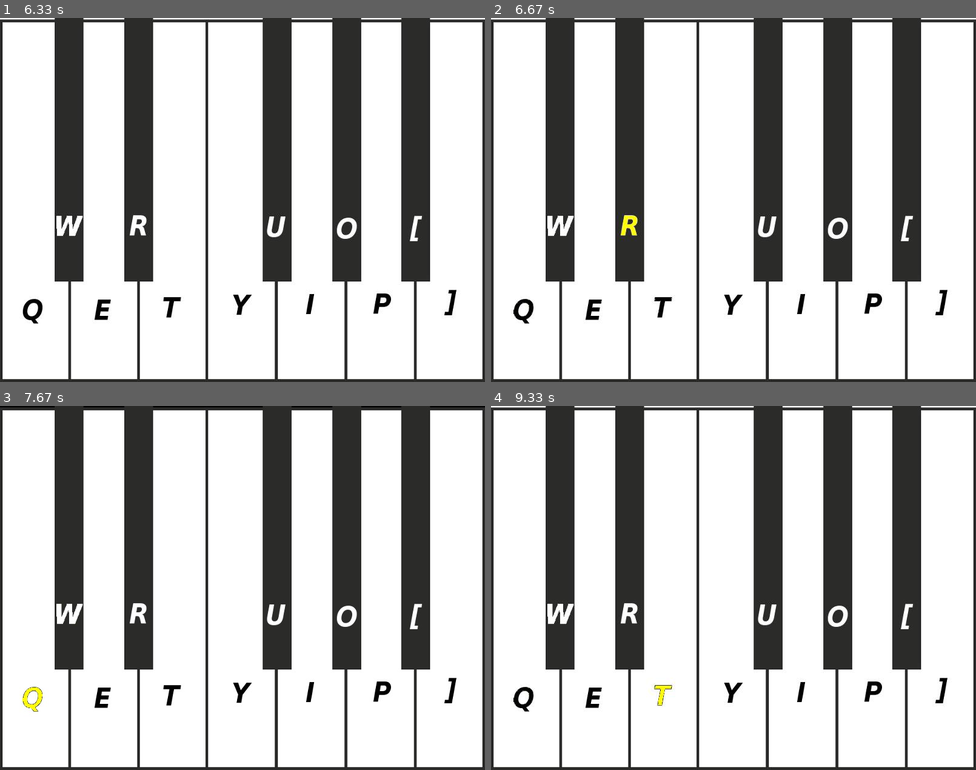
Above: before the commit, frames 1-4 (two rows, left to right).
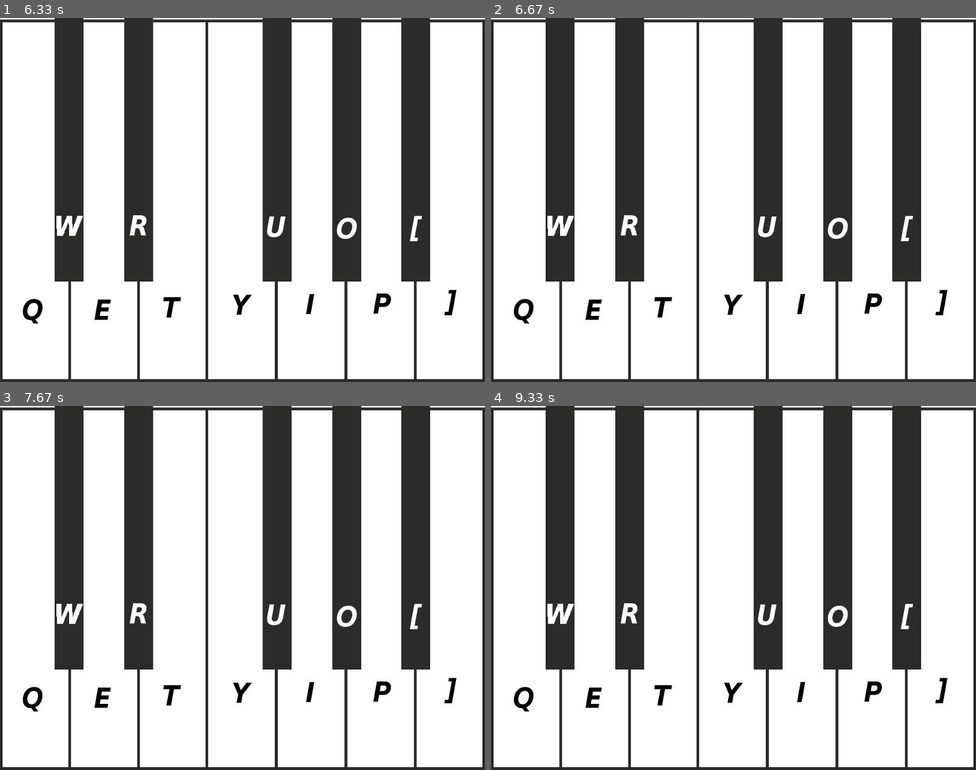
Above: after the commit, the same moments.

Repository: politecnicomodelopoo2018/tecladitos_ramon_nachon
Game: pygame game, started from menu/pianito.py
Same seed, same stepped clock (60 frames per second), same inputs: the game is played once before the commit and once after it.
Inputs:
- Up to frame 1 (6.33 s): tap Enter at 0.33 s; tap E at 0.67 s; tap U at 1 s; hold I 1.37-1.83 s; tap O at 1.87 s; tap + at 2.57 s; hold P 3.43-4.32 s; tap ` at 4.35 s; tap Y at 5.38 s
- Up to frame 2 (6.67 s): hold R from 6.45 s (still down)
- Up to frame 3 (7.67 s): release R at 7.48 s; tap Q at 7.52 s
- Up to frame 4 (9.33 s): tap W at 8.35 s; hold T from 9.05 s (still down)

Frame 1 is identical in both runs. In frame 2, 0.2% of the frame differs, in the area x 4-38%, y 53-84%; in frame 3, 0.5%, in the area x 0-100%, y 0-100%; in frame 4, 0.1%.

Commit message:
cositas ricas

Diff:
--- a/menu/pianito.py
+++ b/menu/pianito.py
@@ -1,6 +1,7 @@
 import pygame, sys
 from pygame.locals import *
 
+pygame.mixer.pre_init(44100, -16,1,1024)
 pygame.init()
 
 
@@ -125,9 +126,21 @@
     screen = pygame.display.set_mode((800, 600))
     fondo = pygame.image.load("pianito.jpg").convert()
 
+    clock = pygame.time.Clock()
+
     screen.blit(fondo, (0, 0))
     pygame.display.flip()
     pygame.time.delay(10)
+
+    sound = pygame.mixer.Sound("/home/alumno/Escritorio/39202__jobro__piano-ff-054.wav")
+    sound1 = pygame.mixer.Sound("/home/alumno/Escritorio/39203__jobro__piano-ff-055.wav")
+    sound2 = pygame.mixer.Sound("/home/alumno/Escritorio/39204__jobro__piano-ff-056.wav")
+    sound3 = pygame.mixer.Sound("/home/alumno/Escritorio/39205__jobro__piano-ff-057.wav")
+    sound4 = pygame.mixer.Sound("/home/alumno/Escritorio/39206__jobro__piano-ff-058.wav")
+    sound5 = pygame.mixer.Sound("/home/alumno/Escritorio/39207__jobro__piano-ff-059.wav")
+    sound6 = pygame.mixer.Sound("/home/alumno/Escritorio/39208__jobro__piano-ff-060.wav")
+    sound7 = pygame.mixer.Sound("/home/alumno/Escritorio/39209__jobro__piano-ff-061.wav")
+
 
     while True:
         for event in pygame.event.get():
@@ -137,9 +150,7 @@
                 pygame.display.flip()
                 pygame.time.delay(10)
 
-                pygame.mixer.music.load("wav/a1.wav")
-                pygame.mixer.music.play()
-                pygame.event.wait()
+                sound.play()
 
                 fondo = pygame.image.load("pianito.jpg").convert()
                 screen.blit(fondo, (0, 0))
@@ -152,9 +163,7 @@
                 pygame.display.flip()
                 pygame.time.delay(10)
 
-                pygame.mixer.music.load("wav/a1s.wav")
-                pygame.mixer.music.play()
-                pygame.event.wait()
+                sound1.play()
 
                 fondo = pygame.image.load("pianito.jpg").convert()
                 screen.blit(fondo, (0, 0))
@@ -167,23 +176,20 @@
                 pygame.display.flip()
                 pygame.time.delay(10)
 
-                pygame.mixer.music.load("wav/b1.wav")
-                pygame.mixer.music.play()
-                pygame.event.wait()
-
-                fondo = pygame.image.load("pianito.jpg").convert()
-                screen.blit(fondo, (0, 0))
-                pygame.display.flip()
-                pygame.time.delay(10)
+                sound2.play()
+
+                fondo = pygame.image.load("pianito.jpg").convert()
+                screen.blit(fondo, (0, 0))
+                pygame.display.flip()
+                pygame.time.delay(10)
+
             elif (event.type == KEYDOWN and event.key == K_r):
                 fondo = pygame.image.load("Letras/R.jpg").convert()
                 screen.blit(fondo, (0, 0))
                 pygame.display.flip()
                 pygame.time.delay(10)
 
-                pygame.mixer.music.load("wav/c1.wav")
-                pygame.mixer.music.play()
-                pygame.event.wait()
+                sound3.play()
 
                 fondo = pygame.image.load("pianito.jpg").convert()
                 screen.blit(fondo, (0, 0))
@@ -196,9 +202,7 @@
                 pygame.display.flip()
                 pygame.time.delay(10)
 
-                pygame.mixer.music.load("wav/c1s.wav")
-                pygame.mixer.music.play()
-                pygame.event.wait()
+                sound4.play()
 
                 fondo = pygame.image.load("pianito.jpg").convert()
                 screen.blit(fondo, (0, 0))
@@ -206,51 +210,86 @@
                 pygame.time.delay(10)
 
             elif (event.type == KEYDOWN and event.key == K_y):
-                pygame.mixer.music.load("wav/c2.wav")
-                pygame.mixer.music.play()
-                pygame.event.wait()
+
+                sound5.play()
+
 
             elif (event.type == KEYDOWN and event.key == K_u):
-                pygame.mixer.music.load("wav/d1.wav")
-                pygame.mixer.music.play()
-                pygame.event.wait()
+
+                sound6.play()
+
+                fondo = pygame.image.load("pianito.jpg").convert()
+                screen.blit(fondo, (0, 0))
+                pygame.display.flip()
+                pygame.time.delay(10)
 
             elif (event.type == KEYDOWN and event.key == K_i):
-                pygame.mixer.music.load("wav/d1s.wav")
-                pygame.mixer.music.play()
-                pygame.event.wait()
+
+                sound7.play()
+
+                fondo = pygame.image.load("pianito.jpg").convert()
+                screen.blit(fondo, (0, 0))
+                pygame.display.flip()
+                pygame.time.delay(10)
 
             elif (event.type == KEYDOWN and event.key == K_o):
-                pygame.mixer.music.load("wav/e1.wav")
-                pygame.mixer.music.play()
-                pygame.event.wait()
+
+
+
+                fondo = pygame.image.load("pianito.jpg").convert()
+                screen.blit(fondo, (0, 0))
+                pygame.display.flip()
+                pygame.time.delay(10)
+
             elif (event.type == KEYDOWN and event.key == K_p):
-                pygame.mixer.music.load("wav/f1.wav")
-                pygame.mixer.music.play()
-                pygame.event.wait()
-            elif (event.type == KEYDOWN and event.key == K_k):
-                pygame.mixer.music.load("wav/f1s.wav")
-                pygame.mixer.music.play()
-                pygame.event.wait()
-            elif (event.type == KEYDOWN and event.key == K_l):
-                pygame.mixer.music.load("wav/g1.wav")
-                pygame.mixer.music.play()
-                pygame.event.wait()
+
+
+
+                fondo = pygame.image.load("pianito.jpg").convert()
+                screen.blit(fondo, (0, 0))
+                pygame.display.flip()
+                pygame.time.delay(10)
+
+            elif (event.type == KEYDOWN and event.key == K_PLUS):
+
+
+                fondo = pygame.image.load("pianito.jpg").convert()
+                screen.blit(fondo, (0, 0))
+                pygame.display.flip()
+                pygame.time.delay(10)
+
+
+            elif (event.type == KEYDOWN and event.key == K_BACKQUOTE):
+
+
+                fondo = pygame.image.load("pianito.jpg").convert()
+                screen.blit(fondo, (0, 0))
+                pygame.display.flip()
+                pygame.time.delay(10)
+
+
             elif (event.type == KEYDOWN and event.key == K_ESCAPE):
                 import sys
-                print(" Gracias por utilizar este programa.")
+                print(" GGracias por utilizar Tecladitos Ramon-Nachon.")
                 sys.exit(0)
+
+        clock.tick(60)
+
+
 
 
 def mostrar_opciones():
     print (" Función que muestra otro menú de opciones.")
 
 def creditos():
-    print (" Función que muestra los creditos del programa.")
+    print ("Este maravilloso juego fue creado por los mismisimos RAMON & NACHON.")
+    print ("Ya sé lo que estás pensando, eso es imposible, pero ne.")
+    print ("Con mucho esfuerzo y sufrimiento, lo logramos.QUE FORT")
+    print ("(En realidad lo hizo todo RAMON, pero el otro pibe nos da un poco de pena.)")
 
 def salir_del_programa():
     import sys
-    print (" Gracias por utilizar Tecladito Ramon-Nachon.")
+    print (" Gracias por utilizar Tecladitos Ramon-Nachon.")
     sys.exit(0)
 
 
Not shown, added: menu/Letras/ff.wav
